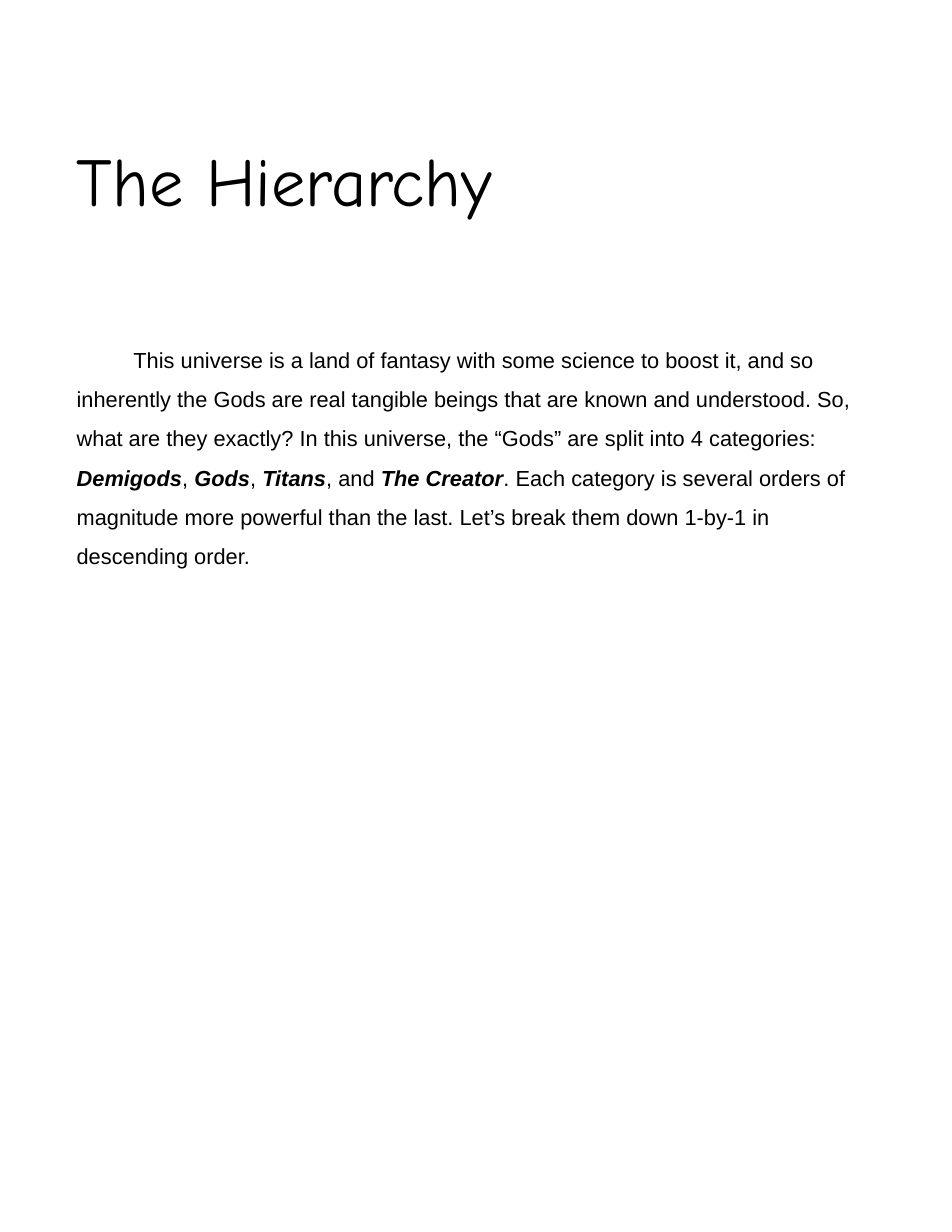
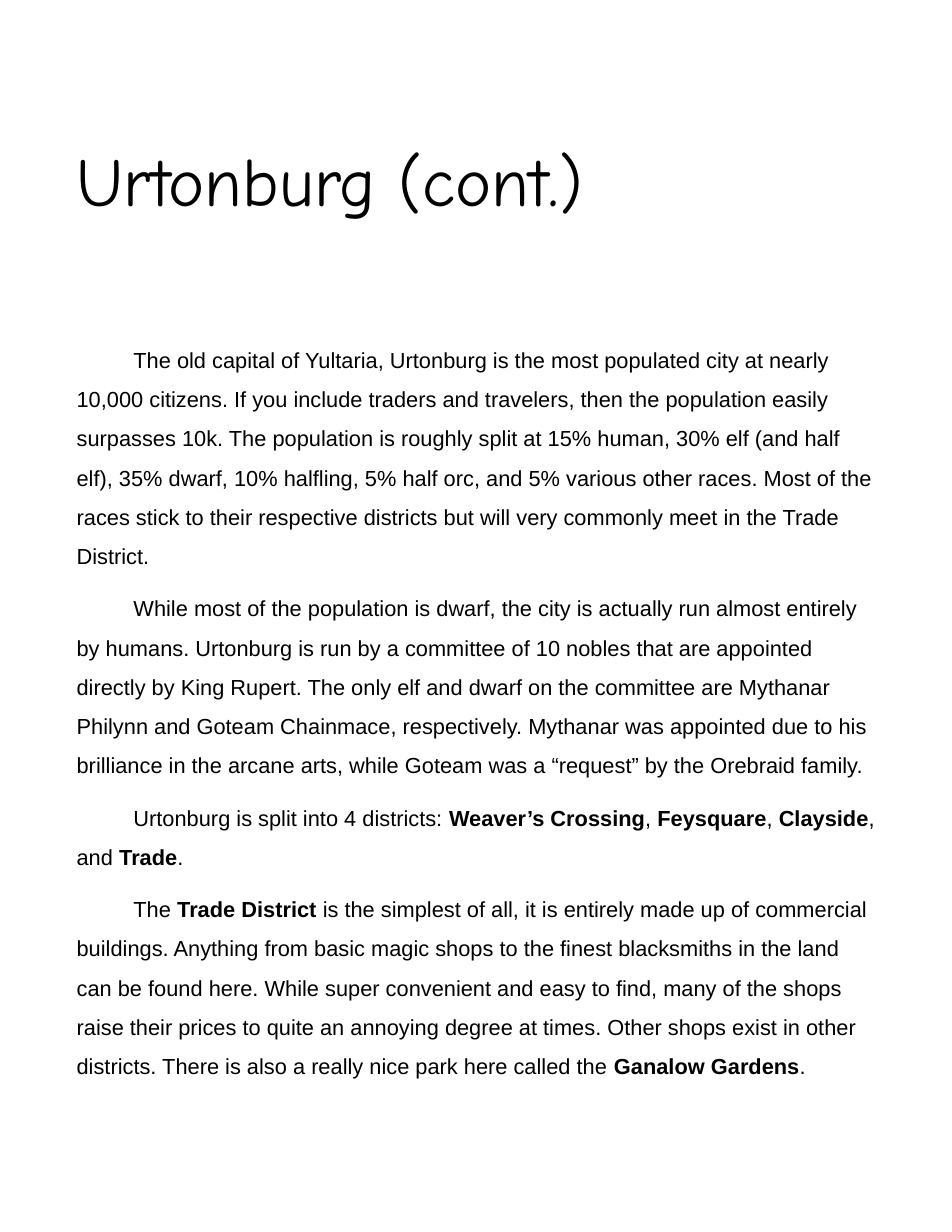
Before and after one commit to polic72/DnD-Stuff, a slide deck: slide 7 of The Jaws of Time.pptx (slide 5 before the commit). Drawn at 952x1232 pixels with LibreOffice and Linux fonts; fonts in the diff are those of the drawing; background and template pictures are left out. Boxes give left, top, right and bottom in pixels: in the first picture for what was removed or moved away, otherwise in the second. Text is boxed around its words. In the diff, an @@ line names an element or a change of style, - is before the commit and + after.

Commit message:
Did a lot of Urtonburg stuff.

```diff
--- a/The Jaws of Time.pptx
+++ b/The Jaws of Time.pptx
@@ title at (77,152,583,219): text changed @@
-The Hierarchy
+Urtonburg (cont.)
@@ text at (77,352,875,1079): text changed @@
-This universe is a land of fantasy with some science to boost it, and so inherently the Gods are real tangible beings that are known and understood. So, what are they exactly? In this universe, the “Gods” are split into 4 categories: Demigods, Gods, Titans, and The Creator. Each category is several orders of magnitude more powerful than the last. Let’s break them down 1-by-1 in descending order.
+The old capital of Yultaria, Urtonburg is the most populated city at nearly 10,000 citizens. If you include traders and travelers, then the population easily surpasses 10k. The population is roughly split at 15% human, 30% elf (and half elf), 35% dwarf, 10% halfling, 5% half orc, and 5% various other races. Most of the races stick to their respective districts but will very commonly meet in the Trade District.
+While most of the population is dwarf, the city is actually run almost entirely by humans. Urtonburg is run by a committee of 10 nobles that are appointed directly by King Rupert. The only elf and dwarf on the committee are Mythanar Philynn and Goteam Chainmace, respectively. Mythanar was appointed due to his brilliance in the arcane arts, while Goteam was a “request” by the Orebraid family.
+Urtonburg is split into 4 districts: Weaver’s Crossing, Feysquare, Clayside, and Trade.
+The Trade District is the simplest of all, it is entirely made up of commercial buildings. Anything from basic magic shops to the finest blacksmiths in the land can be found here. While super convenient and easy to find, many of the shops raise their prices to quite an annoying degree at times. Other shops exist in other districts. There is also a really nice park here called the Ganalow Gardens.
```
Also in this commit, not shown: 1 other slide changed, 4 slides added, 10 slides removed, 3 other files.
